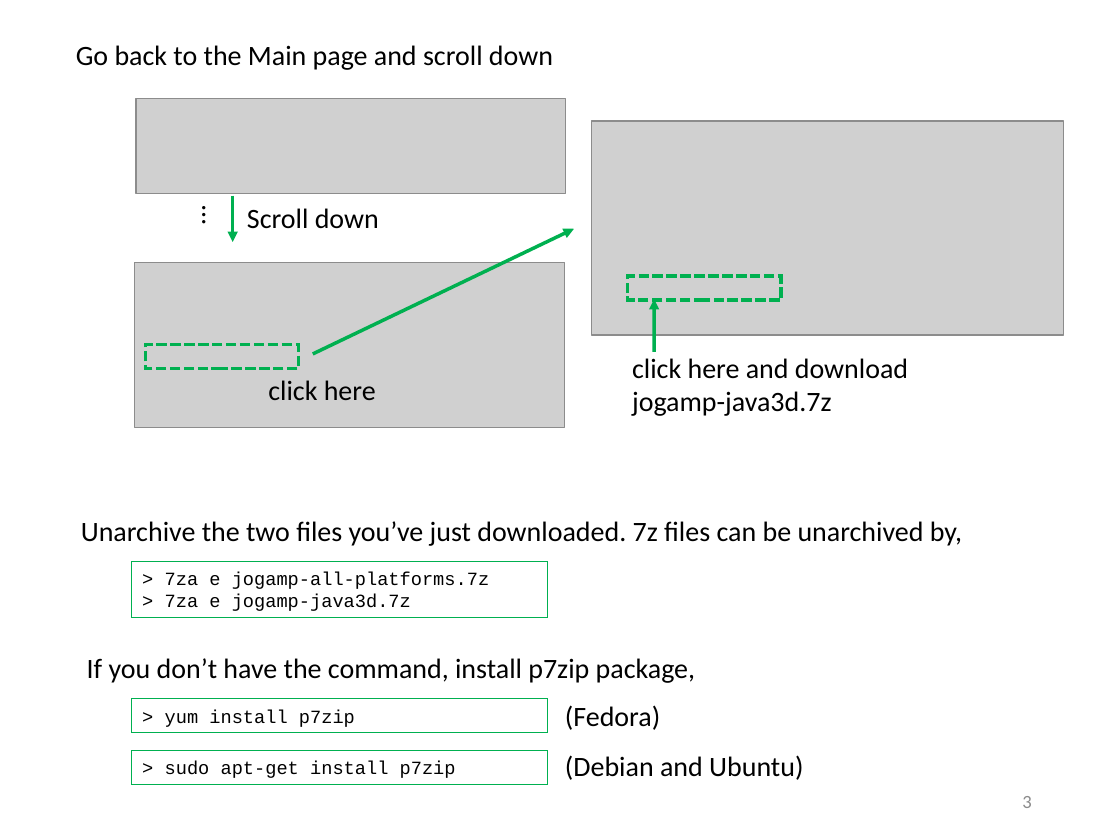
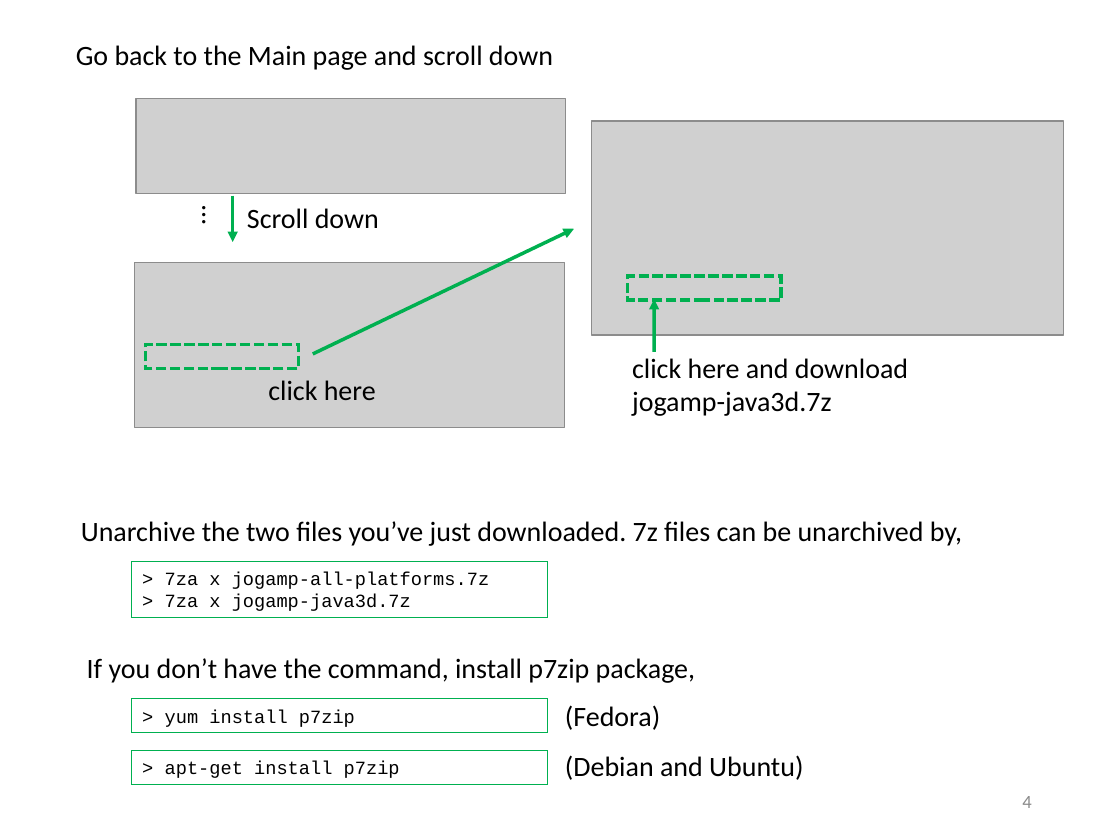
Before and after one commit to yagikiyoshi/sindo, a slide deck: slide 5 of doc/JSindo/install_linux.pptx (slide 4 before the commit). Drawn at 1120x840 pixels with LibreOffice and Linux fonts; fonts in the diff are those of the drawing; grey boxes stand for pictures. Boxes give left, top, right and bottom in pixels: in the first picture for what was removed or moved away, otherwise in the second. Text is boxed around its words. In the diff, an @@ line names an element or a change of style, - is before the commit and + after.

Commit message:
modified install document for JSindo

```diff
--- a/doc/JSindo/install_linux.pptx
+++ b/doc/JSindo/install_linux.pptx
@@ text in rectangle at [165, 572, 489, 611]: text changed @@
-> 7za e jogamp-all-platforms.7z
-> 7za e jogamp-java3d.7z
+> 7za x jogamp-all-platforms.7z
+> 7za x jogamp-java3d.7z
@@ text in rectangle at [165, 761, 400, 778]: text changed @@
-> sudo apt-get install p7zip
+> apt-get install p7zip
@@ page number at [1022, 796, 1031, 808]: text changed @@
-3
+4
```
Also in this commit, not shown: 5 other slides changed, 3 slides added, 3 slides removed, 6 other files.
